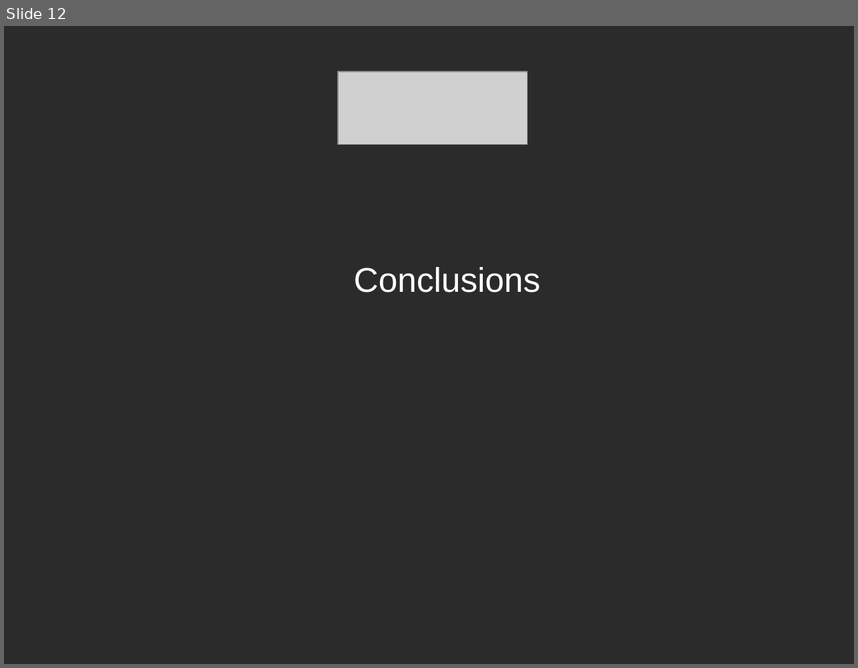
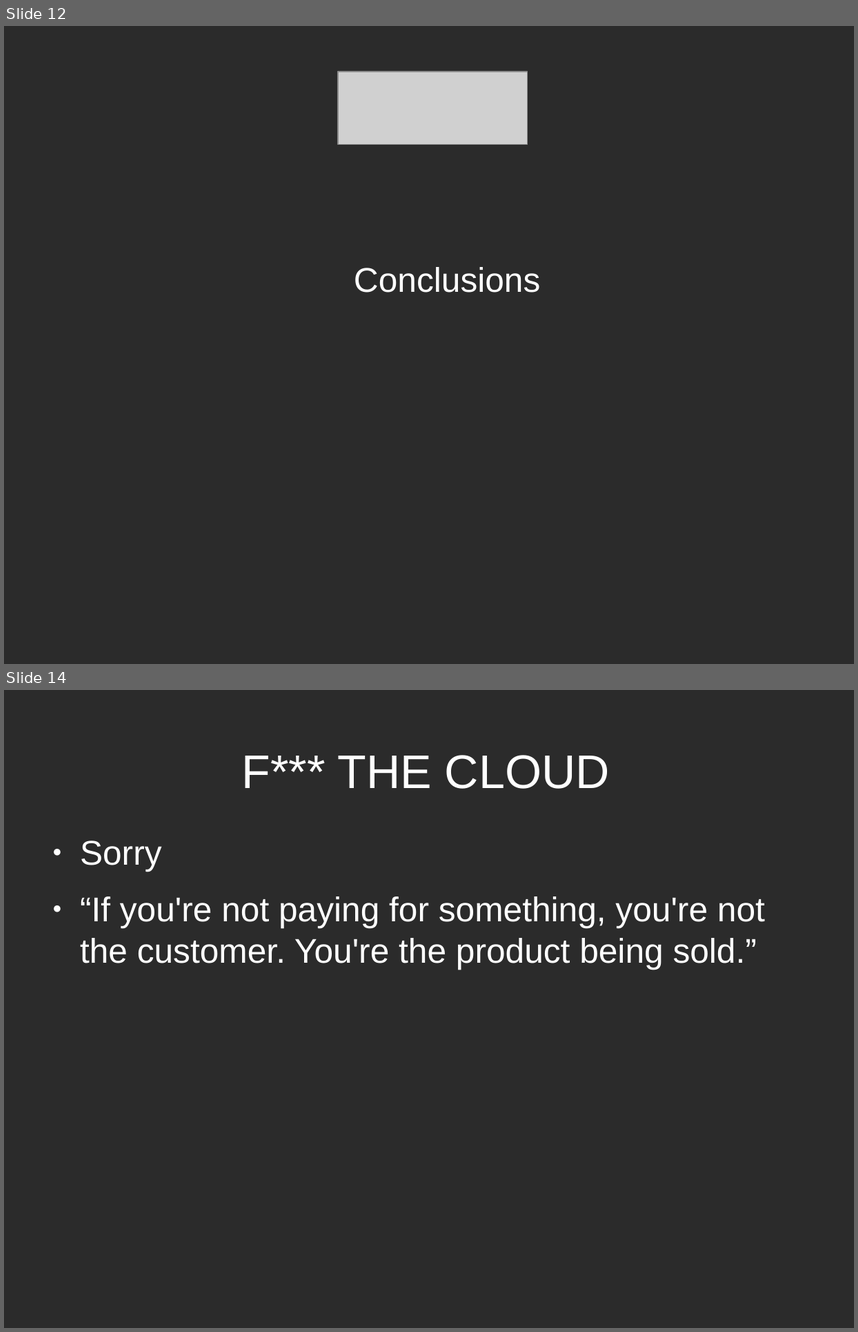
Before and after one commit to ruebot/SuperConference-2011---Cloud-computing, a slide deck: sc-2011-local-clouds.odp. Shown one above the other, each under a label of ours: slide 12 before the commit, slides 12 and 14 after it; the slides between them are not shown. The pictures are 858x668 and 858x1332 pixels, drawn with LibreOffice and Linux fonts; fonts in the diff are those of the drawing; grey boxes stand for pictures; background and template pictures are left out; a plain dark background stands for a picture behind light text. Boxes give left, top, right and bottom in pixels: in the first picture for what was removed or moved away, otherwise in the second. Text is boxed around its words. In the diff, an @@ line names an element or a change of style, - is before the commit and + after.

```diff
--- a/sc-2011-local-clouds.odp
+++ b/sc-2011-local-clouds.odp
@@ slide 14 added at (x1=4, y1=690, x2=854, y2=1328), background picture (left out) @@
@@ title added at (x1=241, y1=755, x2=610, y2=789), 44 pt, text #FFFFFF @@
+F*** THE CLOUD
@@ text added at (x1=80, y1=840, x2=765, y2=969), 32 pt, text #FFFFFF @@
+● Sorry
+● “If you're not paying for something, you're not the customer. You're the product being sold.”
```
Also in this commit, not shown: 1 other slide added, 1 slide removed.
